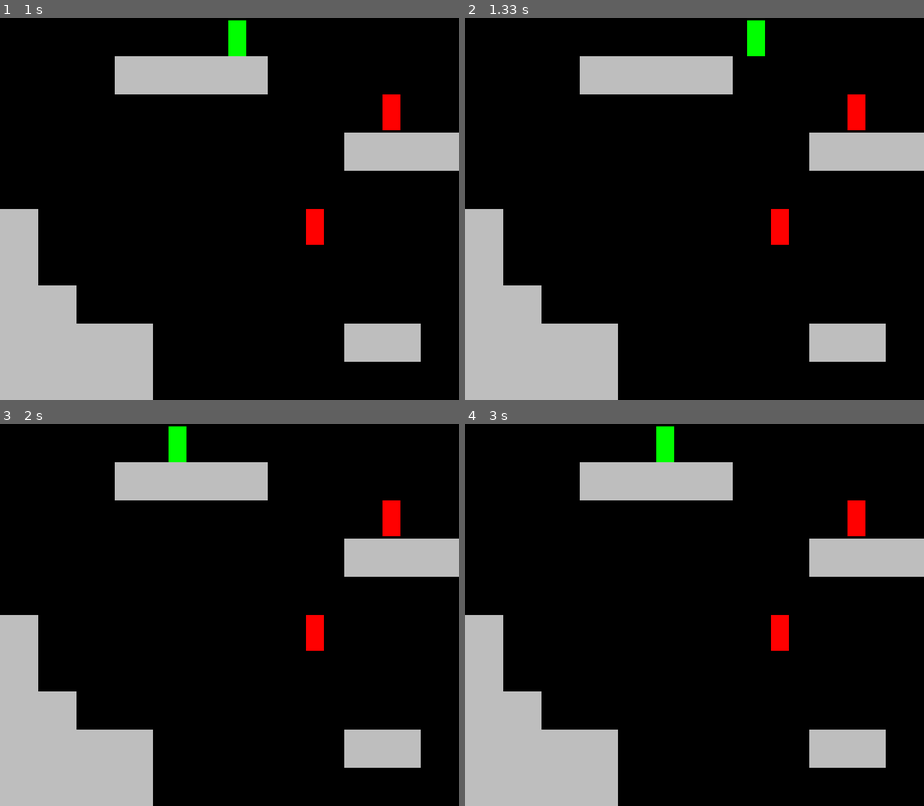
Above: before the commit, frames 1-4 (two rows, left to right).
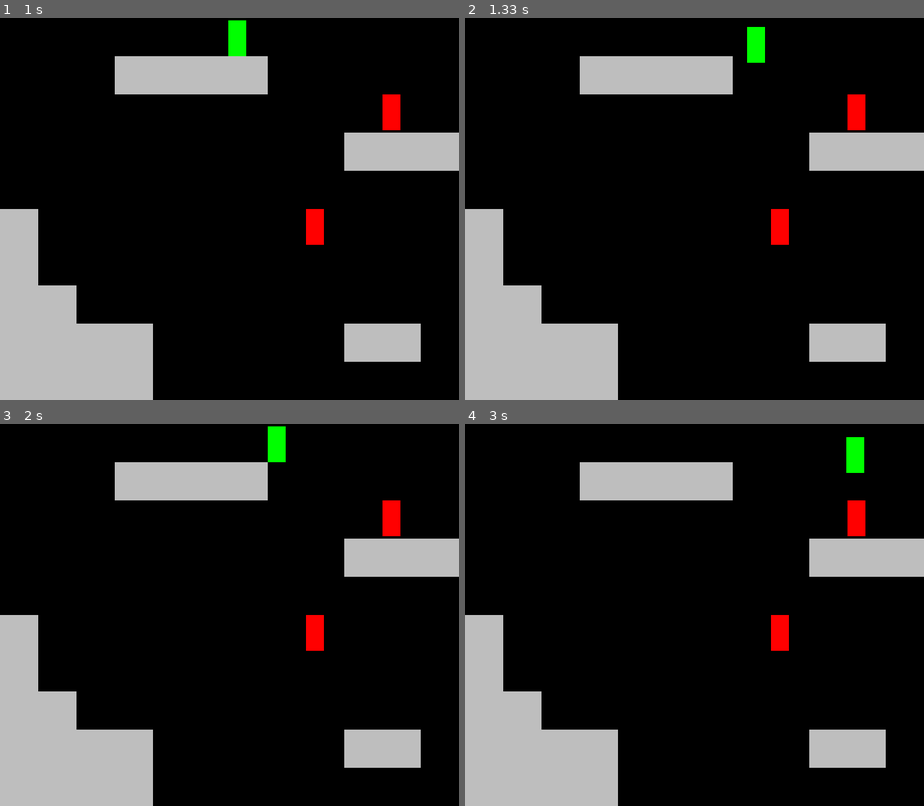
Above: after the commit, the same moments.

Repository: msaelices/pygames-experiments
Game: pygame game, started from frozen-platformer/main.py
Two runs of this game, one before a commit and one after it. Both use one fixed random seed, a clock stepped at 60 frames per second and the inputs below.
Inputs:
- Up to frame 1 (1 s): hold Right 0.33-0.8 s; hold Right from 0.83 s (still down); tap Space at 0.9 s
- Up to frame 2 (1.33 s): tap Space at 1.2 s; release Right at 1.3 s
- Up to frame 3 (2 s): hold Left 1.33-1.87 s; tap Space at 1.4, 1.7, 1.97 s; hold Left from 1.9 s (still down)
- Up to frame 4 (3 s): tap Space at 2.27, 2.4, 2.7 s; release Left at 2.3 s; hold Right 2.33-2.97 s

Frame 1 is identical in both runs. In frame 2, 0.1% of the frame differs, in the area x 61-66%, y 0-12%; in frame 3, 0.7%, in the area x 36-63%, y 0-10%; in frame 4, 0.7%.

Commit message:
Detect that the player is falling down when no contact with the ground

Diff:
--- a/frozen-platformer/sprites.py
+++ b/frozen-platformer/sprites.py
@@ -28,12 +28,21 @@
         self.vel_y = 0
         self.in_ground = False
 
-    def apply_gravity(self):
+    def check_in_ground(self, level):
+        rect_below = self.rect.copy()
+        rect_below.y += 1  # check if a rect just below the player is colliding
+        for tile in level.tiles:
+            if rect_below.colliderect(tile.rect):
+                return True
+        return False
+
+    def apply_gravity(self, level):
+        self.in_ground = self.check_in_ground(level)
         if not self.in_ground:
             self.vel_y = min(self.vel_y + GRAVITY, TERMINAL_VELOCITY)
 
     def update_pos(self, level):
-        self.apply_gravity()
+        self.apply_gravity(level)
         self.rect.x += self.vel_x
         self.rect.y += self.vel_y
         tiles_hit = pygame.sprite.spritecollide(self, level.tiles, False)
